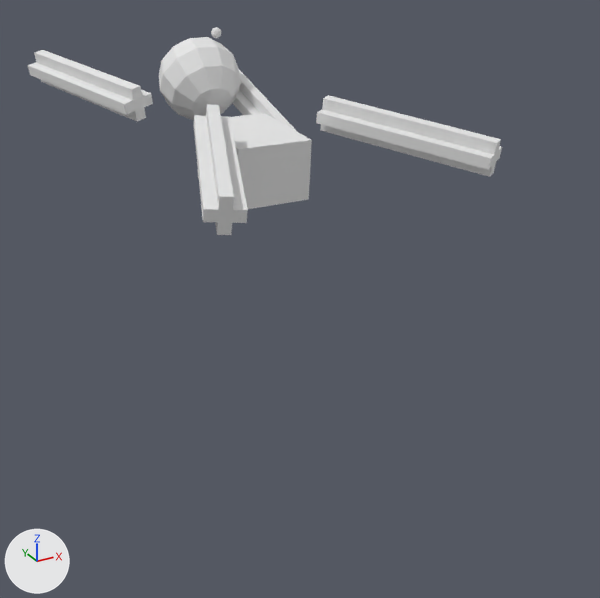
Before and after pictures for a commit that changed the glTF model mesh/character.glb.
Rendered twice from a camera (50 mm lens) standing at (-4.0, -7.5, 5.84) and looking at (0.05, -0.13, 2.16). Every picture has the same lights, and +X, +Y and +Z are marked at lower left. The picture after the commit comes second. Both versions are drawn at frame 3 of the action 'swim'; the numbers are the values there.
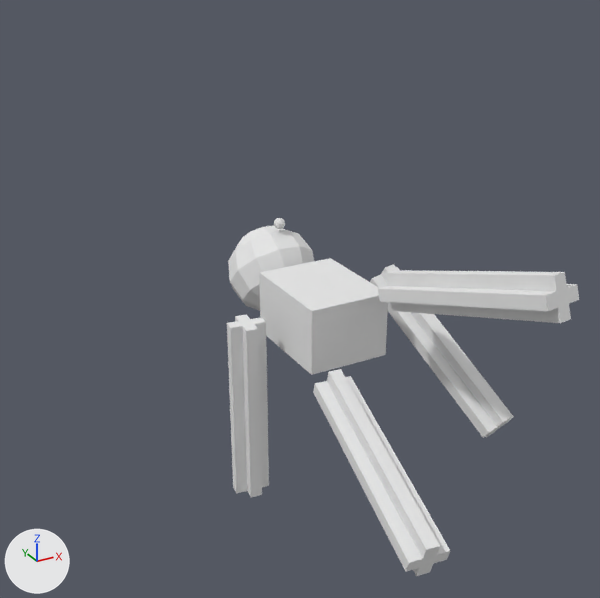
Not drawn themselves, but carrying or shaping drawn objects: ob_head, ob_body, ob_larm, ob_rarm, ob_rleg, ob_rleg2.

Boxes (x1, y1, x2, y2) around the edits, measured in the pictures (600 x 598 px):
'cube', moved, turned
    before: (198, 113, 312, 209)
    after: (259, 258, 388, 375)
'sphere', moved, turned
    before: (159, 37, 241, 120)
    after: (228, 226, 314, 311)
'cube.015', moved, turned
    before: (316, 109, 495, 170)
    after: (378, 286, 558, 311)
'cube.013', moved, turned
    before: (322, 95, 501, 154)
    after: (385, 270, 567, 292)
'cube.018', moved, turned
    before: (206, 104, 234, 210)
    after: (327, 369, 440, 559)
'cube.020', moved, turned
    before: (194, 115, 218, 222)
    after: (313, 381, 423, 572)
'cube.008', moved, turned
    before: (34, 50, 142, 100)
    after: (242, 324, 262, 497)
'cube.005', moved, turned
    before: (239, 70, 296, 131)
    after: (370, 274, 497, 438)
'cube.012', moved, turned
    before: (320, 125, 496, 177)
    after: (390, 302, 571, 323)
'cube.009', moved, turned
    before: (28, 62, 135, 115)
    after: (251, 317, 269, 487)
'cube.003', moved, turned
    before: (232, 90, 261, 115)
    after: (381, 264, 512, 427)
'cube.010', moved, turned
    before: (141, 90, 153, 107)
    after: (227, 321, 247, 493)
'cube.019', moved, turned
    before: (221, 116, 248, 223)
    after: (345, 376, 450, 564)
'cube.007', moved, turned
    before: (41, 80, 146, 121)
    after: (235, 314, 250, 322)
'cube.017', moved, turned
    before: (215, 222, 232, 235)
    after: (413, 564, 433, 576)
'cube.016', moved, turned
    before: (218, 210, 233, 223)
    after: (420, 555, 437, 567)
'cube.014', moved, turned
    before: (496, 146, 502, 161)
    after: (567, 284, 579, 303)
'cube.004', moved, turned (not visible before)
    after: (396, 267, 514, 426)
'cube.011', moved, turned
    before: (492, 152, 498, 166)
    after: (557, 288, 569, 307)
'sphere.001', moved, turned
    before: (211, 27, 221, 38)
    after: (274, 218, 285, 229)
'cube.006', moved, turned
    before: (133, 97, 144, 111)
    after: (239, 319, 254, 326)
'cube.002', moved, turned (not visible before)
    after: (485, 428, 499, 437)
'cube.001', moved, turned (not visible before)
    after: (494, 424, 503, 431)

The edits, one by one:
Object 'head' (ob_head) moves from (0.0, 2.362, 4.188) to (0.0, 0.438, 2.312).
Object 'head' (ob_head) turns from (-55, 0, 0) to (-45, -18, -17) degrees about x, y and z.
Object 'body' (ob_body) moves from (0.375, 1.312, 3.812) to (0.375, -0.25, 2.5).
Object 'body' (ob_body) turns from (-85, 0, 0) to (-90, 0, 0) degrees about x, y and z.
Object 'larm' (ob_larm) moves from (0.688, 1.062, 3.562) to (0.688, -0.625, 2.438).
Object 'larm' (ob_larm) turns from (0.7, 113, -84) to (-55, -6, 8.8) degrees about x, y and z.
Object 'rarm' (ob_rarm) moves from (-0.938, 1.625, 4.125) to (-0.938, -0.562, 2.25).
Object 'rarm' (ob_rarm) turns from (84, 169, 16) to (0, 0, -7.5) degrees about x, y and z.
Object 'rleg' (ob_rleg) moves from (0.125, 1.375, 4.125) to (0.125, -0.5, 2.375).
Object 'rleg' (ob_rleg) turns from (-82, -6.2, 32) to (-107, 0, 7) degrees about x, y and z.
Object 'rleg2' (ob_rleg2) moves from (-0.375, 1.562, 4.25) to (-0.375, -0.562, 2.188).
Object 'rleg2' (ob_rleg2) turns from (-78, 4.2, -20) to (-72, 0, -7) degrees about x, y and z.
